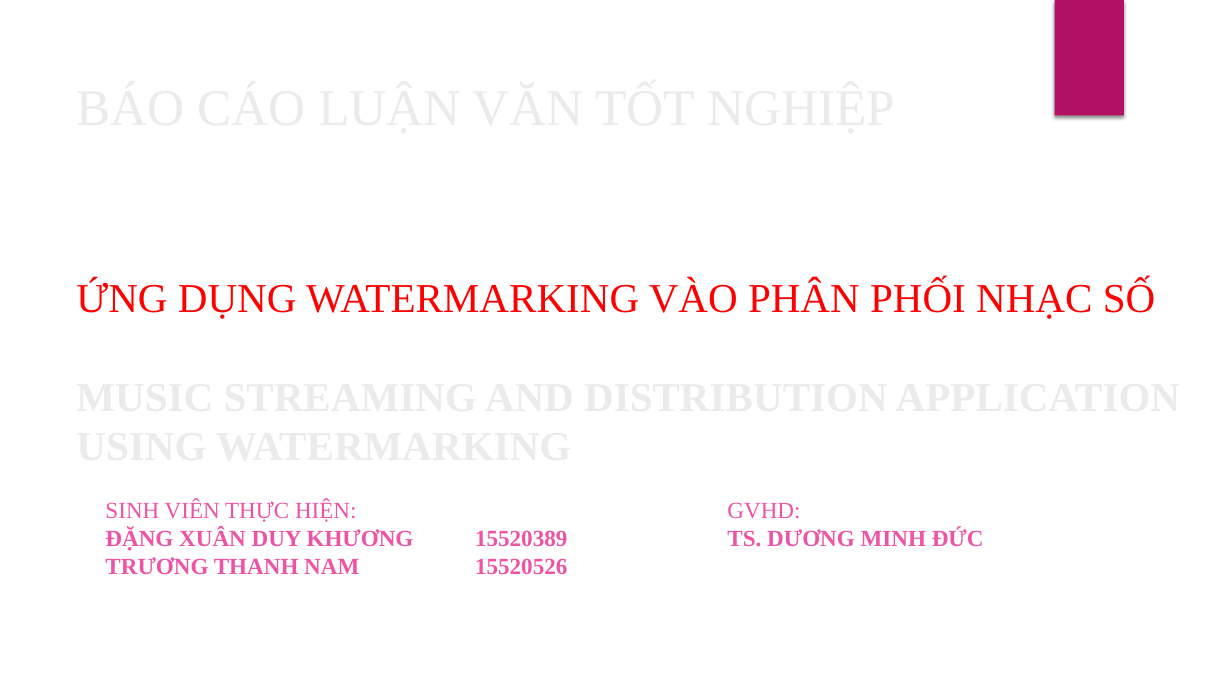
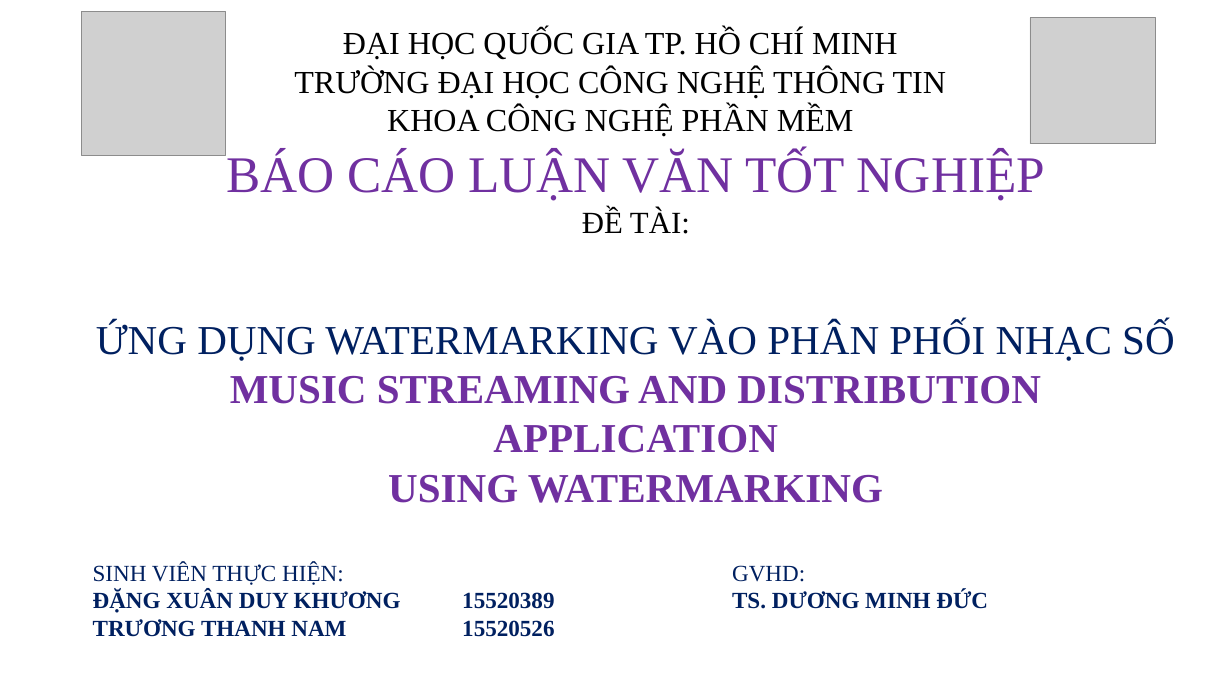
Before and after one commit to TruongThanhNam97/angular-audio, a slide deck: slide 1 of document/BC-LVTN.pptx. Drawn at 1232x693 pixels with LibreOffice and Linux fonts; fonts in the diff are those of the drawing; grey boxes stand for pictures; background and template pictures are left out. Boxes give left, top, right and bottom in pixels: in the first picture for what was removed or moved away, otherwise in the second. Text is boxed around its words. In the diff, an @@ line names an element or a change of style, - is before the commit and + after.

```diff
--- a/document/BC-LVTN.pptx
+++ b/document/BC-LVTN.pptx
@@ picture added at (81, 11, 226, 155) @@
@@ text added at (294, 29, 946, 137), 25 pt, text #000000 @@
+ĐẠI HỌC QUỐC GIA TP. HỒ CHÍ MINH
+TRƯỜNG ĐẠI HỌC CÔNG NGHỆ THÔNG TIN
+KHOA CÔNG NGHỆ PHẦN MỀM
@@ picture added at (1031, 18, 1156, 143) @@
@@ rectangle removed at (1055, 0, 1124, 116) @@
@@ title at (96, 151, 1174, 503): text changed; text colour #EBEBEB to #7030A0 @@
-BÁO CÁO LUẬN VĂN TỐT NGHIỆP
-ỨNG DỤNG WATERMARKING VÀO PHÂN PHỐI NHẠC SỐ
-MUSIC STREAMING AND DISTRIBUTION APPLICATION
-USING WATERMARKING
+BÁO CÁO LUẬN VĂN TỐT NGHIỆP
+ĐỀ TÀI:
+ỨNG DỤNG WATERMARKING VÀO PHÂN PHỐI NHẠC SỐ
+MUSIC STREAMING AND DISTRIBUTION APPLICATION
+USING WATERMARKING
@@ text "SINH VIÊN THỰC HIỆN: ĐẶNG ..." at (93, 562, 554, 637): text colour #EF53A5 to #002060 @@
@@ text "SINH VIÊN THỰC HIỆN: ĐẶNG ...": place and size @@
-text "SINH VIÊN THỰC HIỆN: ĐẶNG ..." at (105, 500, 567, 574)
+text "SINH VIÊN THỰC HIỆN: ĐẶNG ..." at (93, 562, 554, 637)
@@ subtitle "GVHD: TS. DƯƠNG MINH ĐỨC": place and size @@
-subtitle "GVHD: TS. DƯƠNG MINH ĐỨC" at (727, 502, 984, 547)
+subtitle "GVHD: TS. DƯƠNG MINH ĐỨC" at (732, 565, 988, 609)
@@ subtitle "GVHD: TS. DƯƠNG MINH ĐỨC" at (732, 565, 988, 609): text colour #EF53A5 to #002060 @@
```
Also in this commit, not shown: 7 other slides changed, 1 slide added, 3 other files.
